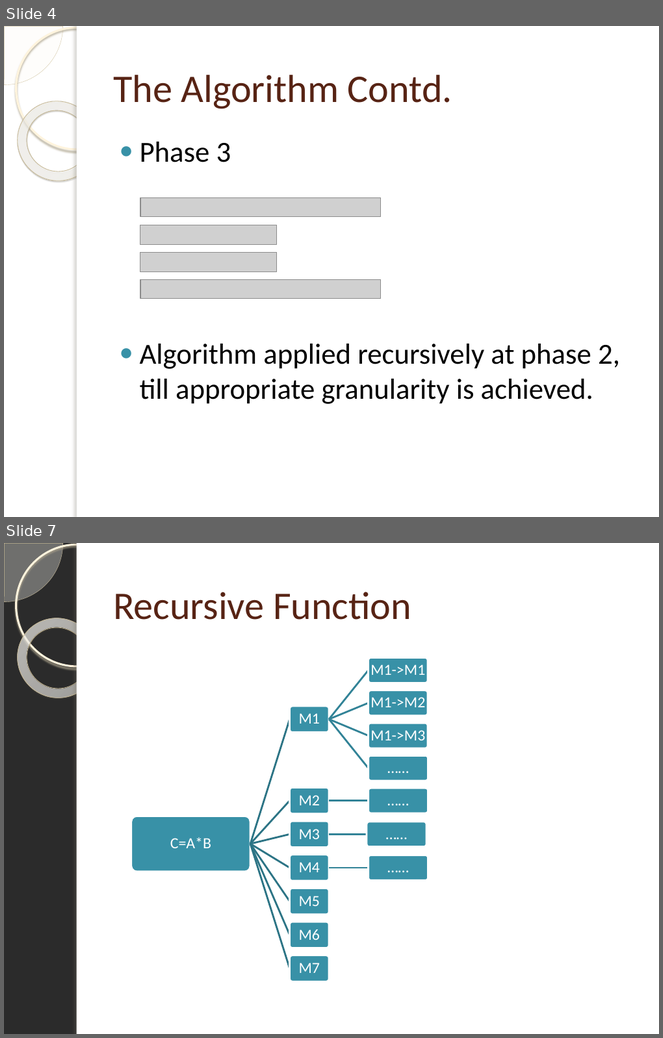
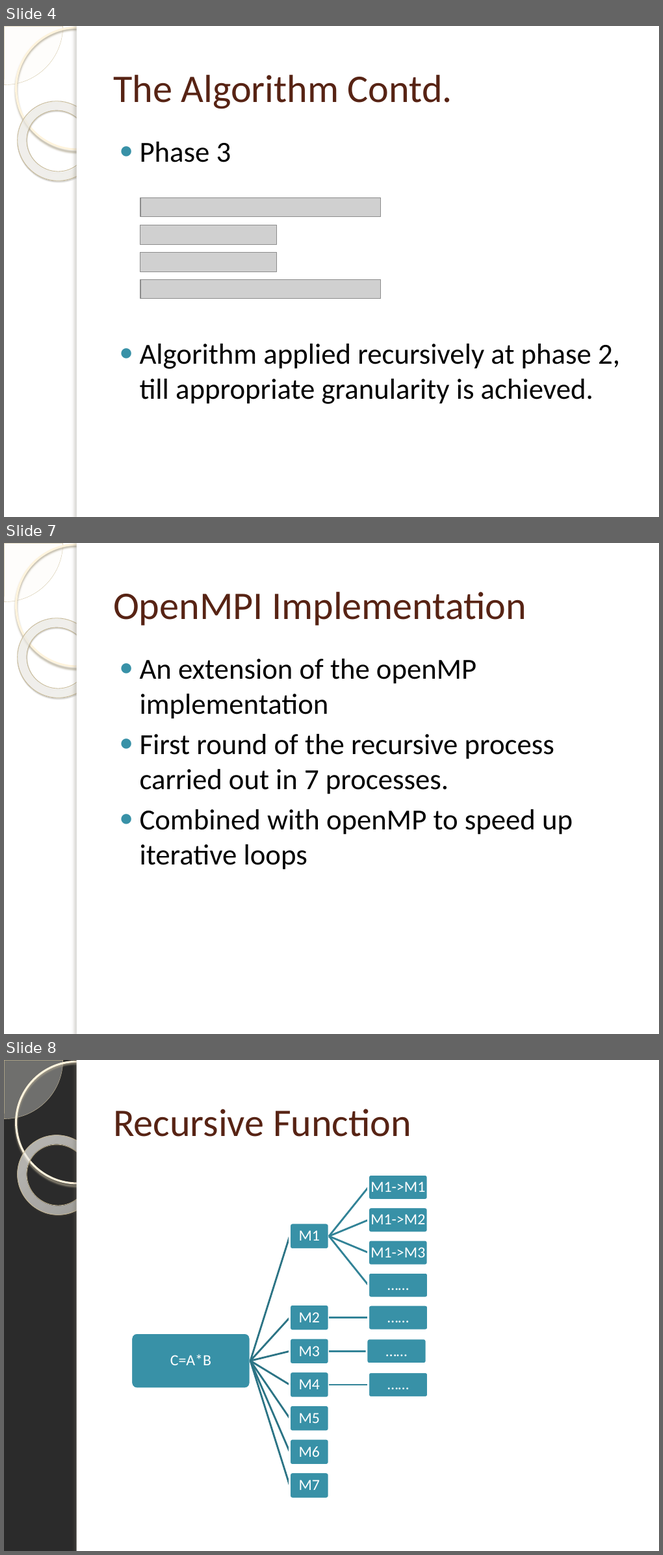
Before and after one commit to pruthvishetty/strassen, a slide deck: Strassen Multiplication Algorithm.pptx. Shown one above the other, each under a label of ours: slides 4 and 7 before the commit, slides 4, 7 and 8 after it; the slides between them are not shown. The pictures are 663x1038 and 663x1555 pixels, drawn with LibreOffice and Linux fonts; fonts in the diff are those of the drawing; grey boxes stand for pictures; background and template pictures are left out; a plain dark background stands for a picture behind light text. Boxes give left, top, right and bottom in pixels: in the first picture for what was removed or moved away, otherwise in the second. Text is boxed around its words. In the diff, an @@ line names an element or a change of style, - is before the commit and + after.

Commit message:
Updated stuff with the OpenMPI data.

```diff
--- a/Strassen Multiplication Algorithm.pptx
+++ b/Strassen Multiplication Algorithm.pptx
@@ slide 7 added at box(4, 543, 659, 1034), background picture (left out); not listed: 5 template elements that a slide beside it also shows @@
@@ title added at box(113, 592, 527, 626), 43 pt, text #572314 @@
+OpenMPI Implementation
@@ text added at box(140, 659, 573, 870), 32 pt, text #000000 @@
+● An extension of the openMP implementation
+● First round of the recursive process carried out in 7 processes.
+● Combined with openMP to speed up iterative loops
@@ what was slide 7 is now slide 8 @@
```
Also in this commit, not shown: 7 slides changed, 3 other slides added, 1 other file.
